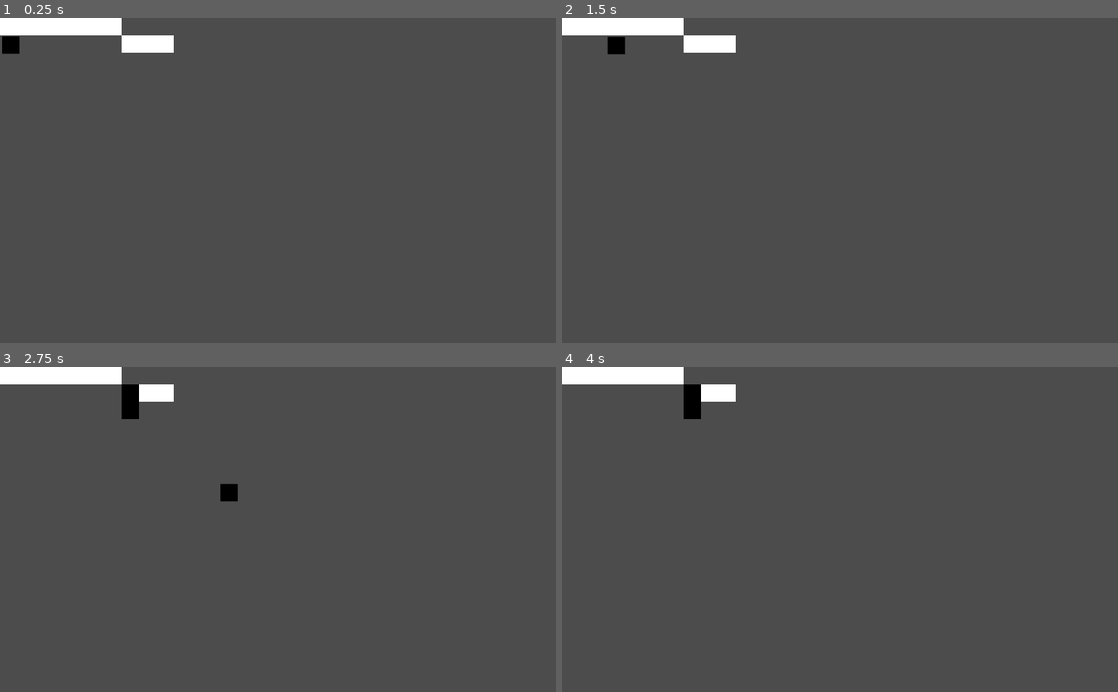
Above: before the commit, frames 1-4 (two rows, left to right).
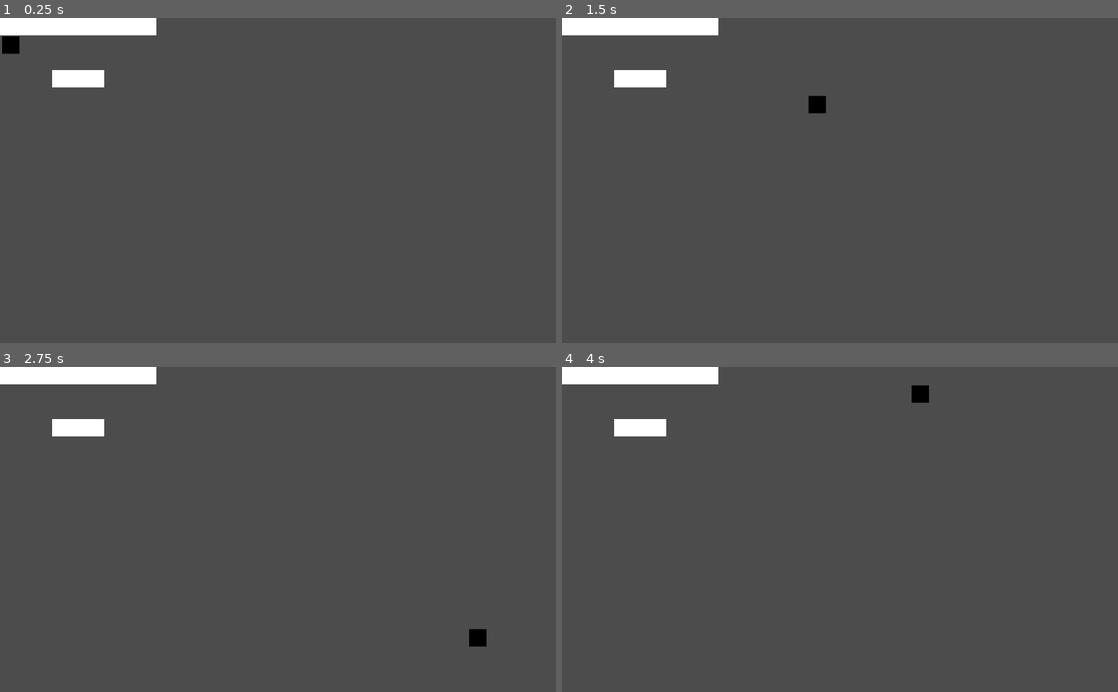
Above: after the commit, the same moments.

Repository: LDiazN/portal_breaker
Game: Godot game, scene res://tilemap/block.tscn
The game is run twice, just before and just after one commit, with the same random seed, the same clock (stepped at 60 frames per second) and the same inputs. The project has no main scene, so this scene is started directly.
Inputs:
- Up to frame 1 (0.25 s): no input
- Up to frame 2 (1.5 s): tap Enter at 0.5 s; hold Right (ui_right) 0.53-1.28 s; hold Down (ui_down) from 1.28 s (still down)
- Up to frame 3 (2.75 s): release Down (ui_down) at 2.03 s; hold Right (ui_right) from 2.03 s (still down)
- Up to frame 4 (4 s): release Right (ui_right) at 2.78 s; hold Up (ui_up) 2.78-3.53 s; hold Left (ui_left) from 3.53 s (still down)

The runs differ from the first frame. In frame 1, 1.3% of the frame differs, in the area x 9-32%, y 0-22%; in frame 2, 1.7%; in frame 3, 1.8%, in the area x 9-88%, y 0-87%; in frame 4, 1.7%.

Commit message:
added simple block delete

Diff:
--- a/portal_brick/tilemap/KinematicBody2D.gd
+++ b/portal_brick/tilemap/KinematicBody2D.gd
@@ -1,4 +1,4 @@
-extends RigidBody2D
+extends KinematicBody2D
 
 export(float) var speed;
 export(NodePath) var node;
@@ -24,22 +24,8 @@
 
 
 func _physics_process(delta):
-	add_central_force( dir.normalized() * speed);
-
-
-
-func _integrate_forces(state : Physics2DDirectBodyState):
-	var n_col : int = state.get_contact_count(); #number of colliding objects
-
-	if(n_col >= 1):
-		for i in range(n_col):
-			print("just found a tile in: ", state.get_contact_collider_position(i));
-			emit_signal("brick_found",
-										state.get_contact_local_position(i) +
-										state.get_contact_local_normal(i)*2);
-
-
-# func _on_RigidBody2D_body_entered(body : Node2D) -> void:
-#	body entered signal handler.
-func _on_RigidBody2D_body_entered(body : Node2D) -> void:
-	pass
+	var col : KinematicCollision2D;
+	col = move_and_collide(dir*speed);
+	if col != null:
+		print(col.position);
+		emit_signal("brick_found", col.position - col.normal);
--- a/portal_brick/tilemap/TileSetEdit.tscn
+++ b/portal_brick/tilemap/TileSetEdit.tscn
@@ -1,7 +1,6 @@
-[gd_scene load_steps=5 format=2]
+[gd_scene load_steps=4 format=2]
 
 [ext_resource path="res://tilemap/template_pong.png" type="Texture" id=1]
-[ext_resource path="res://tilemap/black_sqr.png" type="Texture" id=2]
 
 [sub_resource type="RectangleShape2D" id=1]
 extents = Vector2( 16, 16 )
@@ -44,4 +43,3 @@
 
 [node name="empty" type="Sprite" parent="."]
 position = Vector2( 0, 70 )
-texture = ExtResource( 2 )
--- a/portal_brick/tilemap/block.gd
+++ b/portal_brick/tilemap/block.gd
@@ -9,8 +9,11 @@
 	set_cellv( pos, -1);
 
 
-func _on_RigidBody2D_brick_found(pos):
+
+
+
+func _on_test_body_brick_found(pos):
 	var tile_pos : Vector2 = world_to_map(pos)
 	print("Tocaron el tile:", get_cellv(tile_pos));
-	set_cellv(tile_pos, 2);
+	set_cellv(tile_pos, -1);
 	pass # Replace with function body.
--- a/portal_brick/tilemap/block.tscn
+++ b/portal_brick/tilemap/block.tscn
@@ -15,26 +15,18 @@
 cell_size = Vector2( 32, 32 )
 cell_custom_transform = Transform2D( 0, 0, 0, 0, 0, 0 )
 format = 1
-tile_data = PoolIntArray( 0, 0, 0, 1, 0, 0, 2, 0, 0, 3, 0, 0, 4, 0, 0, 5, 0, 0, 6, 0, 0, 65543, 0, 0, 65544, 0, 0, 65545, 0, 0 )
+tile_data = PoolIntArray( 0, 0, 0, 1, 0, 0, 2, 0, 0, 3, 0, 0, 4, 0, 0, 5, 0, 0, 6, 0, 0, 7, 0, 0, 8, 0, 0, 131077, 2, 0, 196611, 1, 0, 196612, 2, 0, 196613, 2, 0 )
 script = ExtResource( 2 )
 
-[node name="RigidBody2D" type="RigidBody2D" parent="."]
+[node name="test_body" type="KinematicBody2D" parent="."]
+script = ExtResource( 3 )
+speed = 10.0
+
+[node name="CollisionShape2D" type="CollisionShape2D" parent="test_body"]
 position = Vector2( 20, 50 )
-mode = 2
-mass = 9.8
-gravity_scale = 0.0
-contacts_reported = 3
-contact_monitor = true
-script = ExtResource( 3 )
-__meta__ = {
-"_edit_group_": true
-}
-speed = 100.0
-
-[node name="CollisionShape2D" type="CollisionShape2D" parent="RigidBody2D"]
 shape = SubResource( 1 )
 
-[node name="Sprite" type="Sprite" parent="RigidBody2D"]
+[node name="Sprite" type="Sprite" parent="test_body"]
+position = Vector2( 20, 50 )
 texture = ExtResource( 4 )
-[connection signal="body_entered" from="RigidBody2D" to="RigidBody2D" method="_on_RigidBody2D_body_entered"]
-[connection signal="brick_found" from="RigidBody2D" to="TileMap" method="_on_RigidBody2D_brick_found"]
+[connection signal="brick_found" from="test_body" to="TileMap" method="_on_test_body_brick_found"]
--- a/portal_brick/tilemap/tile_set.tres
+++ b/portal_brick/tilemap/tile_set.tres
@@ -1,7 +1,6 @@
-[gd_resource type="TileSet" load_steps=5 format=2]
+[gd_resource type="TileSet" load_steps=4 format=2]
 
 [ext_resource path="res://tilemap/template_pong.png" type="Texture" id=1]
-[ext_resource path="res://tilemap/black_sqr.png" type="Texture" id=2]
 
 [sub_resource type="RectangleShape2D" id=1]
 extents = Vector2( 16, 16 )
@@ -42,13 +41,3 @@
 "shape_transform": Transform2D( 1, 0, 0, 1, 48, 16 )
 } ]
 1/z_index = 0
-2/name = "empty"
-2/texture = ExtResource( 2 )
-2/tex_offset = Vector2( 0, 0 )
-2/modulate = Color( 1, 1, 1, 1 )
-2/region = Rect2( 0, 0, 32, 32 )
-2/tile_mode = 0
-2/occluder_offset = Vector2( 16, 16 )
-2/navigation_offset = Vector2( 16, 16 )
-2/shapes = [  ]
-2/z_index = 0
